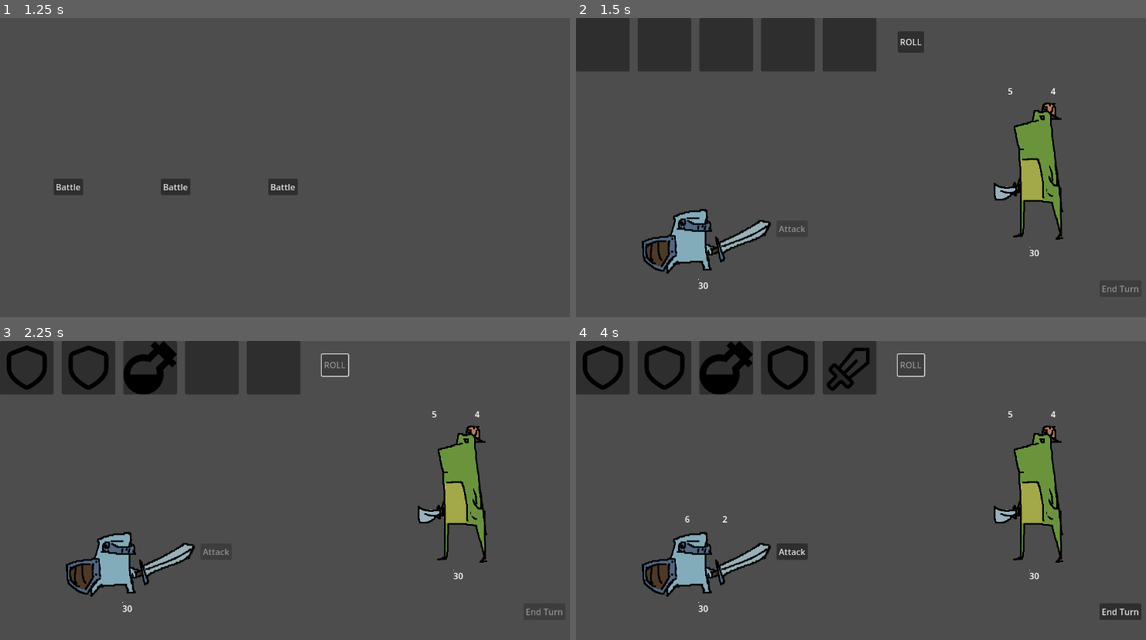
Above: before the commit, frames 1-4 (two rows, left to right).
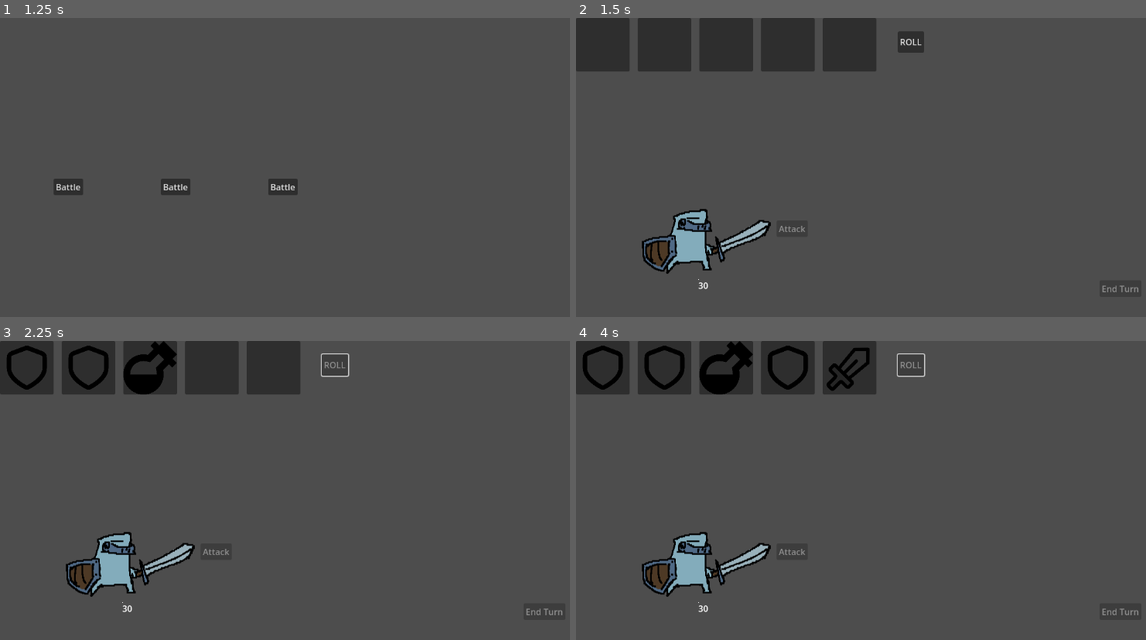
Above: after the commit, the same moments.

Repository: peteler/SlotRoguelike
Game: Godot game, scene res://scenes/main_menu.tscn
Same seed, same stepped clock (60 frames per second), same inputs: the game is played once before the commit and once after it. The engine's default icon, where the game draws it, is replaced by a stand-in: a white triangle on a blue panel in a dark square.
Inputs (mouse positions are in pixels of both pictures, inside the frame that each line leads up to):
- Up to frame 1 (1.25 s): click "Start Game" at 0.5 s
- Up to frame 2 (1.5 s): click "Battle" at 1.25 s
- Up to frame 3 (2.25 s): click "ROLL" at 2 s
- Up to frame 4 (4 s): tap Enter at 2.75 s; move the mouse to (1026, 493) at 2.77 s; click (1026, 493) at 2.92 s; tap Space at 3.5 s; move the mouse to (707, 565) at 3.52 s; click (707, 565) at 3.67 s

Frame 1 is identical in both runs. In frame 2, 2.6% of the frame differs, in the area x 73-86%, y 23-80%; in frame 3, 2.6%; in frame 4, 2.7%, in the area x 19-99%, y 23-92%.
Error after the commit: Parse Error: Function "create_basic_attack_action()" not found in base self. (res://scenes/Characters/enemy.gd:68)

Commit message:
started work on enemy intent system, mainly cleaned up some code for now

Diff:
--- a/resources/characters/character_data.gd
+++ b/resources/characters/character_data.gd
@@ -3,12 +3,10 @@
 class_name CharacterData
 extends Resource
 
-## Basic enemy information
+## Basic character information
 @export var character_name: String = "character"
 @export var sprite: Texture2D
 @export var max_health: int = 30
-@export var base_attack: int = 5
-@export var base_block: int = 0
 
 ## UI Placement Configuration
 @export_group("UI Placement")
--- a/resources/enemies/enemy_action.gd
+++ b/resources/enemies/enemy_action.gd
@@ -17,7 +17,7 @@
 @export var icon: Texture2D  # For intent display
 
 ## Action Values
-@export var damage_amount: int = 0
+@export var attack_amount: int = 0
 @export var block_amount: int = 0
 @export var heal_amount: int = 0
 @export var effect_duration: int = 1  # For buffs/debuffs
@@ -34,7 +34,7 @@
 func get_intent_description() -> String:
 	match action_type:
 		ActionType.ATTACK:
-			return "Attack for " + str(damage_amount) + " damage"
+			return "Attack for " + str(attack_amount) + " damage"
 		ActionType.DEFEND:
 			return "Gain " + str(block_amount) + " block"
 		ActionType.HEAL:
--- a/resources/enemies/enemy_data.gd
+++ b/resources/enemies/enemy_data.gd
@@ -2,6 +2,10 @@
 @tool
 class_name EnemyData
 extends CharacterData
+
+## base enemy stats (used only by enemy for intent system)
+@export var base_attack: int = 5
+@export var base_block: int = 2
 
 ## AI Behavior Configuration
 @export_group("AI Behavior")
@@ -10,7 +14,7 @@
 @export var special_ability_cooldown: int = 3  # Turns between special abilities
 
 ## Intent System (what the enemy plans to do)
-@export_group("Intent System")
+@export_group("Enemy Actions")
 @export var possible_actions: Array[EnemyAction] = []
 @export var action_weights: Array[int] = []  # Relative weights for action selection
 
--- a/resources/player/player_class_data.gd
+++ b/resources/player/player_class_data.gd
@@ -7,7 +7,7 @@
 ## Starting Resources
 @export_group("Starting Resources & Stats")
 @export var symbol_pool: SymbolPool
-@export var mana: int = 3
+@export var starting_mana: int = 3
 @export var gold: int = 0
 
 ## Class-specific Mechanics
@@ -29,12 +29,10 @@
 	new_player_data.class_data = self
 	new_player_data.max_health = max_health
 	new_player_data.current_health = max_health
-	new_player_data.base_attack = base_attack
-	new_player_data.base_block = base_block
 
 	# Set starting resources
 	new_player_data.symbol_pool = symbol_pool.duplicate(true)
-	new_player_data.current_mana = mana
+	new_player_data.current_mana = starting_mana
 	new_player_data.max_mana = max_mana
 	new_player_data.mana_per_turn = mana_per_turn
 	new_player_data.gold = gold
--- a/resources/player/player_data.gd
+++ b/resources/player/player_data.gd
@@ -1,4 +1,4 @@
-# PlayerData.gd - Dynamic player save data that persists between different scene roots
+# PlayerData.gd - Dynamic player SAVE data that persists between different scene roots
 @tool
 class_name PlayerData
 extends Resource
@@ -7,14 +7,14 @@
 @export var class_data: PlayerClassData  # Reference to the class this character is
 var character_name = class_data.character_name if class_data else null
 
-## Core Stats (these change during a run)
+## turn Stats (these reset each turn)
+@export var turn_attack: int = 5
+@export var turn_block: int = 0
+
+## Current Stats (these change during gameplay)
+@export_group("Current Resources")
 @export var max_health: int = 30
 @export var current_health: int = 30
-@export var base_attack: int = 5
-@export var base_block: int = 0
-
-## Current Resources (these change during gameplay)
-@export_group("Current Resources")
 @export var symbol_pool: SymbolPool # Dynamic symbol pool
 @export var slot_count: int = 5  # Number of slots player currently has
 @export var current_mana: int = 3
@@ -35,20 +35,6 @@
 @export_group("Progress")
 @export var current_path: Array[String] = []  # Track which encounters were chosen
 @export var special_events_visited: Array[String] = [] # no duplicate events during runs
-
-##TODO: MAYBE THESE ARE GOOD WHEN SYMBOL EFFECTS ARE ACTUALLY ADDED, SOLVE SYMBOL SYSTEM FIRST !
-# Helper functions for resource management
-func get_total_health() -> int:
-	"""Get current max health including temporary bonuses"""
-	return max_health
-
-func get_total_attack() -> int:
-	"""Get current base attack including temporary bonuses"""
-	return base_attack
-
-func get_total_block() -> int:
-	"""Get current base block including temporary bonuses"""
-	return base_block
 
 # Symbol pool management functions
 func add_symbol_to_pool(symbol: SymbolData, amount: int = 1):
@@ -71,10 +57,6 @@
 	"""Gain gold"""
 	gold += amount
 
-func heal_to_full():
-	"""Restore health to maximum"""
-	current_health = get_total_health()
-
 # Save/Load helpers
 func get_save_data():
 	pass
--- a/scenes/Characters/character.gd
+++ b/scenes/Characters/character.gd
@@ -12,15 +12,10 @@
 		if not is_alive():
 			Global.character_died.emit(self)
 
-var block: int = 0:
+var current_block: int = 0:
 	set(value):
-		block = value
-		Global.character_block_updated.emit(self, block)
-
-var attack: int = 0:
-	set(value):
-		attack = value
-		Global.character_attack_updated.emit(self, attack)
+		current_block = value
+		Global.character_block_updated.emit(self, current_block)
 
 @onready var sprite: Sprite2D = $Sprite2D
 @onready var collision_shape: CollisionShape2D = $CollisionShape2D
@@ -32,6 +27,7 @@
 	self.input_event.connect(_on_input_event)
 
 # --- Stats & UI initialization from character_data ---
+
 ## INPUT: character_data OR player_data
 ## [difference is character_data is a static resource and player_data is a dynamic resource]
 func initialize_character_stats(character_data):
@@ -42,8 +38,7 @@
 	# init stats
 	max_health = character_data.max_health
 	current_health = max_health
-	block = character_data.base_block
-	attack = character_data.base_attack
+
 	print("finished setting up stats for: ", character_data.character_name)
 
 func initialize_character_ui(character_data: CharacterData):
@@ -130,21 +125,11 @@
 func take_basic_attack_damage(amount: int):
 	if amount <= 0: return
 
-	var damage_to_block = min(block, amount)
-	self.block -= damage_to_block
+	var damage_to_block = min(current_block, amount)
+	current_block -= damage_to_block
 
 	var remaining_damage = amount - damage_to_block
-	self.current_health -= remaining_damage
-
-func heal(amount: int):
-	if amount > 0:
-		current_health += amount
-
-func modify_attack(amount: int):
-	attack += amount
-
-func modify_block(amount: int):
-	block += amount
+	current_health -= remaining_damage
 
 # --- Targeting Logic (moved from Enemy.gd) ---
 
--- a/scenes/Characters/enemy.gd
+++ b/scenes/Characters/enemy.gd
@@ -8,6 +8,9 @@
 var action_cooldowns: Dictionary = {}  # Track cooldowns for each action
 var turns_since_last_special: int = 0
 
+## These change during combat, EnemyActions use these implicitly
+var attack_val: int
+var block_val: int
 
 ##TODO: Intent display (UI element)
 # @onready var intent_display: Control = $IntentDisplay
@@ -24,12 +27,16 @@
 func initialize_from_enemy_data(data: EnemyData):
 	"""Initialize enemy specific features from EnemyData resource"""
 	# init base character data, stats, ui, etc.
-	initialize_character_stats(data)
+	initialize_character_stats(data) # only sets up health,max health for now
 	initialize_character_ui(data)
 
-	# Initialize specific enemy data
+	## Initialize specific enemy data
 	for action in enemy_data.possible_actions:
 		action_cooldowns[action] = 0
+	# for now init attack, block like this since it's an enemy specific system
+	attack_val = data.base_attack
+	block_val = data.base_block
+
 
 # --- Turn Management (called by BattleManager) ---
 
@@ -41,7 +48,7 @@
 	update_cooldowns()
 
 	# AI decision making and execution
-	select_intent()
+	select_intent() ## shouldnt be here, should be selected when entering player_roll! here just execute
 	await execute_current_intent()
 
 	# Clean up turn state
@@ -50,7 +57,7 @@
 func finish_turn():
 	"""Clean up after turn is complete"""
 	# is_my_turn = false
-	current_intent = null
+	current_intent = null ## make sure display is gone too
 
 	#TODO: Apply end-of-turn effects (DOT, buffs, etc.)
 
@@ -189,15 +196,15 @@
 
 	Global.enemy_action_executed.emit(self, current_intent)
 
-func execute_attack_action():
+func execute_basic_attack_action():
 	"""Deal damage to player"""
 	var player = get_tree().get_first_node_in_group("player_character")
-	if player and current_intent.damage_amount > 0:
-		player.take_basic_attack_damage(current_intent.damage_amount)
-
-func execute_defend_action():
+	if player and attack_val > 0:
+		player.take_basic_attack_damage(attack_val)
+
+func execute_basic_defend_action():
 	"""Gain block"""
-	if current_intent.block_amount > 0:
+	if block_val > 0:
 		modify_block(current_intent.block_amount)
 		await get_tree().create_timer(0.2).timeout
 
@@ -229,15 +236,6 @@
 
 # --- Helper Functions ---
 
-func create_basic_attack_action() -> EnemyAction:
-	"""Fallback basic attack when no actions are available"""
-	var action = EnemyAction.new()
-	action.action_name = "Basic Attack"
-	action.action_type = EnemyAction.ActionType.ATTACK
-	action.damage_amount = enemy_data.base_attack if enemy_data else 5
-	return action
-
-
 func update_cooldowns():
 	"""Update action cooldowns at start of turn"""
 	for action in action_cooldowns:
@@ -245,21 +243,3 @@
 			action_cooldowns[action] -= 1
 
 	turns_since_last_special += 1
-
-
-# --- Utility Functions ---
-
-func get_reward_symbols() -> Array[SymbolData]:
-	"""Get symbols to reward player on defeat"""
-	if not enemy_data or enemy_data.symbol_rewards.is_empty():
-		return []
-
-	var rewards: Array[SymbolData] = []
-	var available_rewards = enemy_data.symbol_rewards.duplicate()
-
-	for i in range(min(enemy_data.reward_count, available_rewards.size())):
-		var reward_index = randi() % available_rewards.size()
-		rewards.append(available_rewards[reward_index])
-		available_rewards.remove_at(reward_index)
-
-	return rewards
--- a/scenes/Characters/player_character.gd
+++ b/scenes/Characters/player_character.gd
@@ -3,10 +3,15 @@
 extends Character
 
 ## Player-specific stats
-var mana: int = 0:
+var current_mana: int = 0:
 	set(value):
-		mana = max(0, value)
-		Global.player_mana_updated.emit(mana)
+		current_mana = max(0, value)
+		Global.player_mana_updated.emit(current_mana)
+
+var turn_attack: int = 0:
+	set(value):
+		turn_attack = value
+		Global.character_attack_updated.emit(self, turn_attack)
 
 ## Player character data resource
 @export var player_data: PlayerData
@@ -14,6 +19,7 @@
 ## battle manager helper fields [should eventually be changed into a function if mechanic will be updated]
 var can_attack: bool = false
 
+## functions
 func _ready():
 	super._ready()  # Call Character._ready()
 
@@ -42,35 +48,13 @@
 	print("called initialize_character_ui on: ", self)
 
 	# Set player-specific stats
-	mana = data.current_mana
+	current_mana = data.current_mana
 
 	# Apply any temporary modifiers
-	max_health = data.get_total_health()
+	max_health = data.max_health
 	current_health = data.current_health
-	attack = data.get_total_attack()
-	block = data.get_total_block()
 
 	print("Player character initialized: ", data.character_name)
-
-## Player-specific functions
-
-func modify_mana(amount: int):
-	"""Modify mana by amount"""
-	mana += amount
-
-func can_cast_spell(spell_cost: int) -> bool:
-	"""Check if player has enough mana for a spell"""
-	return mana >= spell_cost
-
-func cast_spell(spell_cost: int) -> bool:
-	"""Attempt to cast a spell, returns true if successful"""
-	if can_cast_spell(spell_cost):
-		mana -= spell_cost
-		return true
-	return false
-
-func calc_and_return_basic_attack_damage() -> int:
-	return attack
 
 ## Override take_basic_attack_damage to add player-specific effects
 func take_basic_attack_damage(amount: int):
@@ -79,6 +63,12 @@
 	# Add screen shake, damage effects, etc. here
 	add_damage_effect()
 
+func init_start_of_turn():
+	can_attack = true
+	turn_attack = 0
+	current_block = 0
+
+## Art functions
 func add_damage_effect():
 	"""Add visual/audio effects when player takes damage"""
 	# TODO: Add screen shake, damage popup, sound effect
--- a/scenes/battle/battle_manager.gd
+++ b/scenes/battle/battle_manager.gd
@@ -58,7 +58,6 @@
 	print("add_to_group called")
 	# initialization is called from gamecontroller
 
-
 # called once by GameController to initialize a battle encounter
 func initialize_battle(encounter_data: EncounterData, player_data: PlayerData):
 	"""Called by GameController to set up the battle with proper data"""
@@ -73,7 +72,7 @@
 	spawn_player_character(player_data)
 	create_slot_machine(player_data)
 
-	# Set up the encounter
+	# Set up the encounter (enemies)
 	setup_encounter(encounter_data)
 
 
@@ -161,7 +160,6 @@
 	end_targeting()
 
 func _on_character_died(character: Character):
-	## THIS IS THE CHANGE ##
 	# Handle character death and check for battle end conditions
 	if character is Enemy:
 		var enemy = character as Enemy
@@ -185,6 +183,7 @@
 	# This is called when the SlotMachine is done rolling.
 	# Make sure we are in the correct state to accept a roll.
 	if current_state != State.PLAYER_ROLL:
+		push_error("roll completed signal received while not in player_roll state")
 		return
 
 	# The SlotMachine now handles all symbol processing via SymbolProcessor
@@ -194,7 +193,6 @@
 	# Move to player action state - symbol effects have already been applied
 	enter_state(State.PLAYER_ACTION)
 
-# Attack button handler
 func _on_attack_button_pressed():
 	if current_state == State.PLAYER_ACTION:
 		start_attack_targeting()
@@ -224,9 +222,11 @@
 			end_turn_button.disabled = true
 			# spell_panel.hide() # for later
 
-			# Reset turn stats from the previous turn
-			init_player_start_of_turn()
-			init_enemy_start_of_turn()
+			# init start of player's turn for player & enemies
+			player_character.init_start_of_turn()
+			for enemy in enemies_container.get_children():
+				if enemy is Enemy and enemy.is_alive():
+					enemy.init_start_of_player_turn()
 
 
 		State.PLAYER_ACTION:
@@ -284,34 +284,16 @@
 
 	# TODO: Highlight enemies
 
-#TODO: spell system
+# TODO: spell system
 func start_spell_targeting(spell: Spell):
 	current_targeting_mode = TargetingMode.SPELL
 	current_spell = spell
 	enter_state(State.PLAYER_TARGETING)
 
 	# TODO: Highlight valid targets
-
-func init_player_start_of_turn():
-	player_character.can_attack = true
-	player_character.attack = 0
-	player_character.block = 0
-
-# TODO: setup enemy intent system
-func init_enemy_start_of_turn():
-	pass
-# --------------------------------------------------
-
-# --- Player spawn & slot machine setup ---
-
-func setup_player_in_encounter(player: PlayerCharacter):
-	pass
-
-func place_player_in_encounter(player: PlayerCharacter):
-	pass
-# --------------------------------------------------
-
-# --- Encounter Management ---
+# --------------------------------------------------
+
+# --- Encounter Setup Management ---
 
 func setup_encounter(encounter_data: EncounterData):
 	"""Set up the battle from encounter data"""
@@ -386,21 +368,6 @@
 func get_default_spawn_position() -> Vector2:
 	"""Fallback position when no spawn point is specified"""
 	return Vector2(600, 300)  # Adjust to your game's layout
-
-#func apply_spawn_modifiers(enemy: Enemy, spawn_config: EnemySpawn):
-	#"""Apply spawn-specific modifiers to an enemy"""
-	## Apply health modifier
-	#if spawn_config.health_multiplier != 1.0:
-		#enemy.max_health = int(enemy.max_health * spawn_config.health_multiplier)
-		#enemy.current_health = enemy.max_health
-	#
-	## Apply attack modifier (modify the enemy data's base attack)
-	#if spawn_config.attack_multiplier != 1.0 and enemy.enemy_data:
-		#enemy.enemy_data.base_attack = int(enemy.enemy_data.base_attack * spawn_config.attack_multiplier)
-	#
-	## Add extra actions
-	#if not spawn_config.give_extra_actions.is_empty():
-		#enemy.enemy_data.possible_actions.append_array(spawn_config.give_extra_actions)
 # --------------------------------------------------
 
 # --- Enemy Turn Order System ---
@@ -474,7 +441,6 @@
 # --------------------------------------------------
 
 # --- Utility Functions ---
-
 func clear_enemies():
 	"""Clear all enemies from the battle"""
 	for enemy in enemies_container.get_children():
